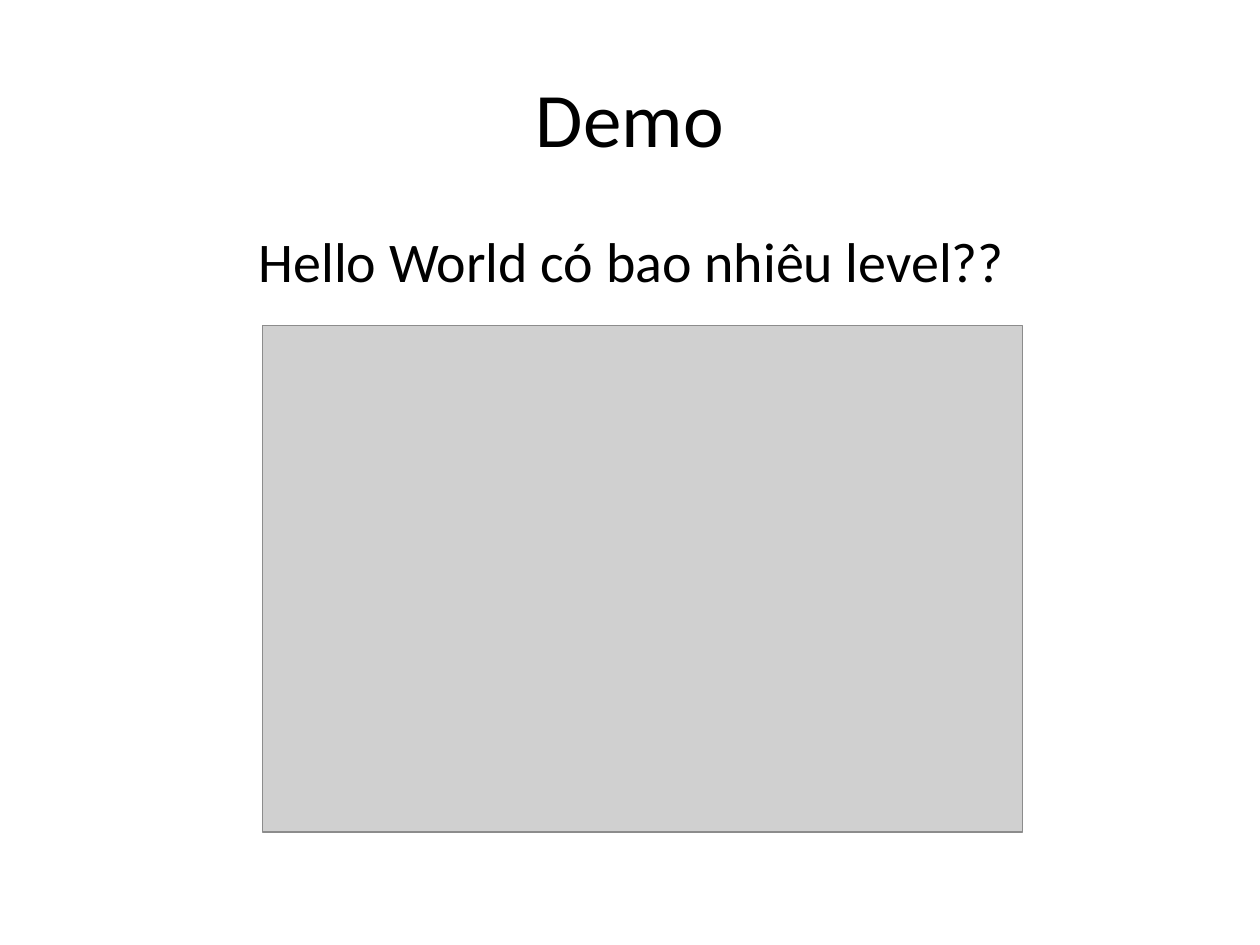
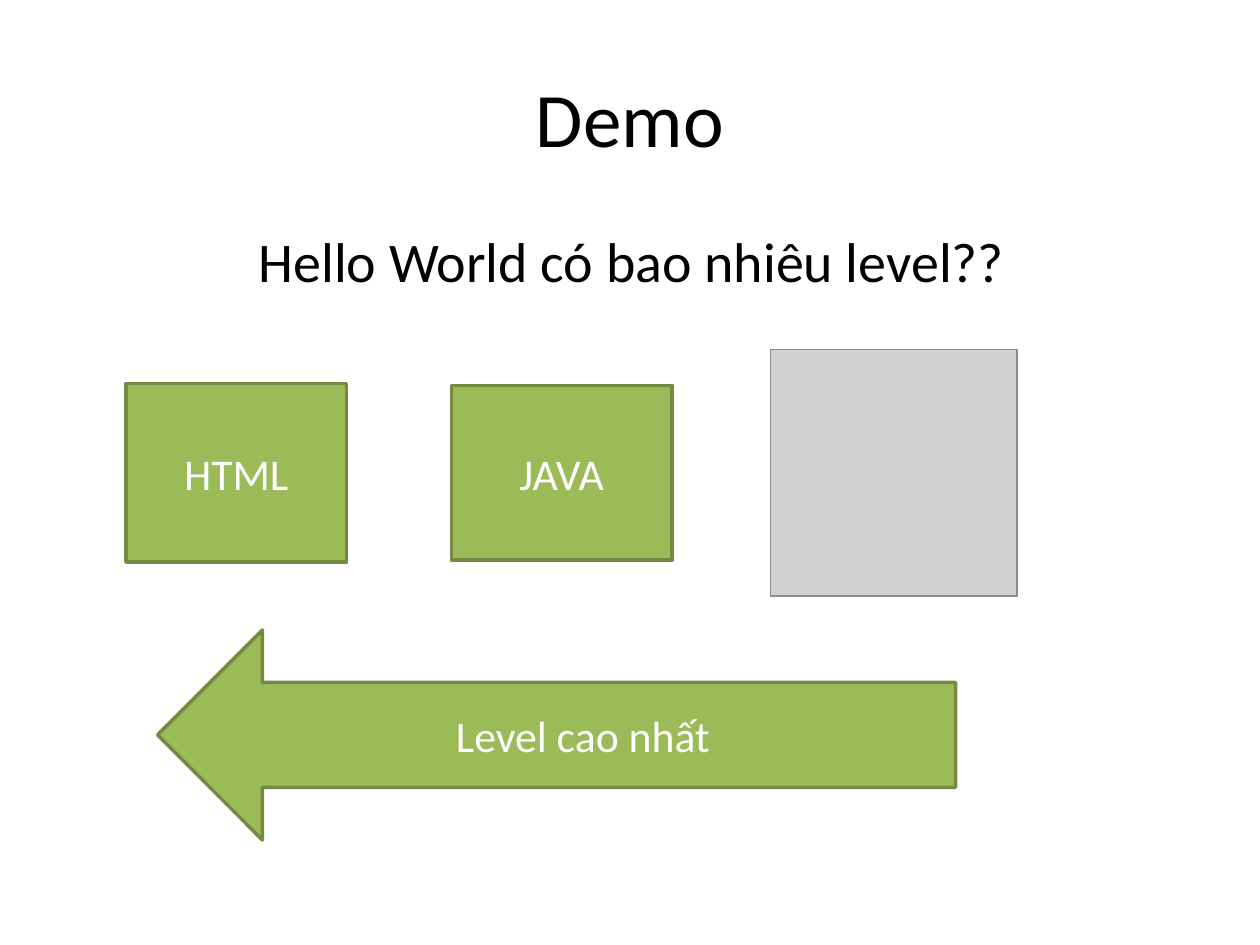
Before and after one commit to phithanh97cs/T3H, a slide deck: slide 21 of Other/Free/Làm web thật đơn giản với Web Service và Spring.pptx (slide 22 before the commit). Drawn at 1260x945 pixels with LibreOffice and Linux fonts; fonts in the diff are those of the drawing; grey boxes stand for pictures. Boxes give left, top, right and bottom in pixels: in the first picture for what was removed or moved away, otherwise in the second. Text is boxed around its words. In the diff, an @@ line names an element or a change of style, - is before the commit and + after.

```diff
--- a/Other/Free/Làm web thật đơn giản với Web Service và Spring.pptx
+++ b/Other/Free/Làm web thật đơn giản với Web Service và Spring.pptx
@@ picture removed at (262,325,1022,832) @@
@@ picture added at (771,349,1018,596) @@
@@ rectangle added at (126,383,346,562), fill #9BBB59, outline #738A42 2 pt, 25 pt, text #FFFFFF @@
+HTML
@@ rectangle added at (451,386,672,561), fill #9BBB59, outline #738A42 2 pt, 25 pt, text #FFFFFF @@
+JAVA
@@ left arrow added at (158,630,955,840), fill #9BBB59, outline #738A42 2 pt, 25 pt, text #FFFFFF @@
+Level cao nhất
```
Also in this commit, not shown: 2 other slides changed, 6 slides added, 1 slide removed, 1 other file.
